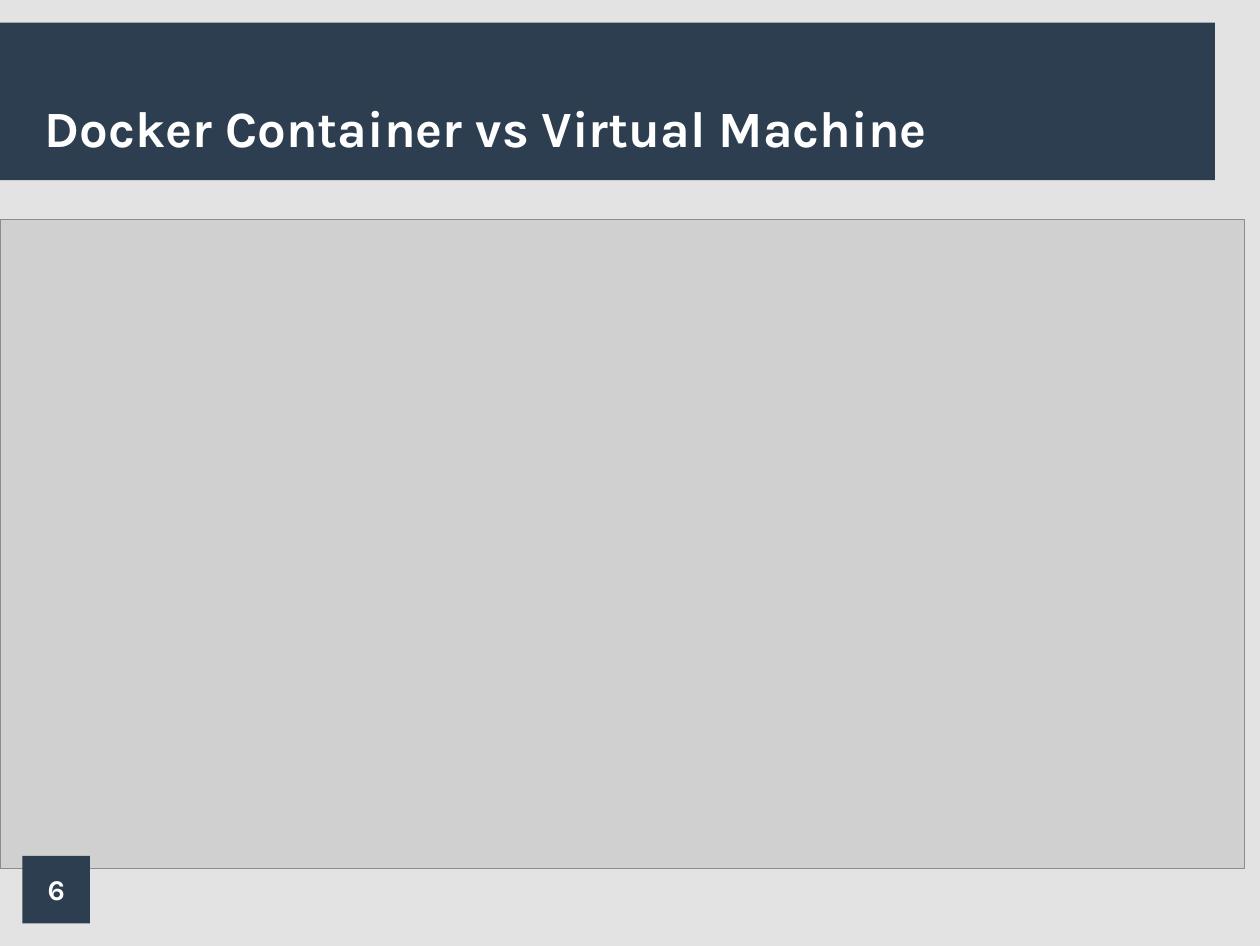
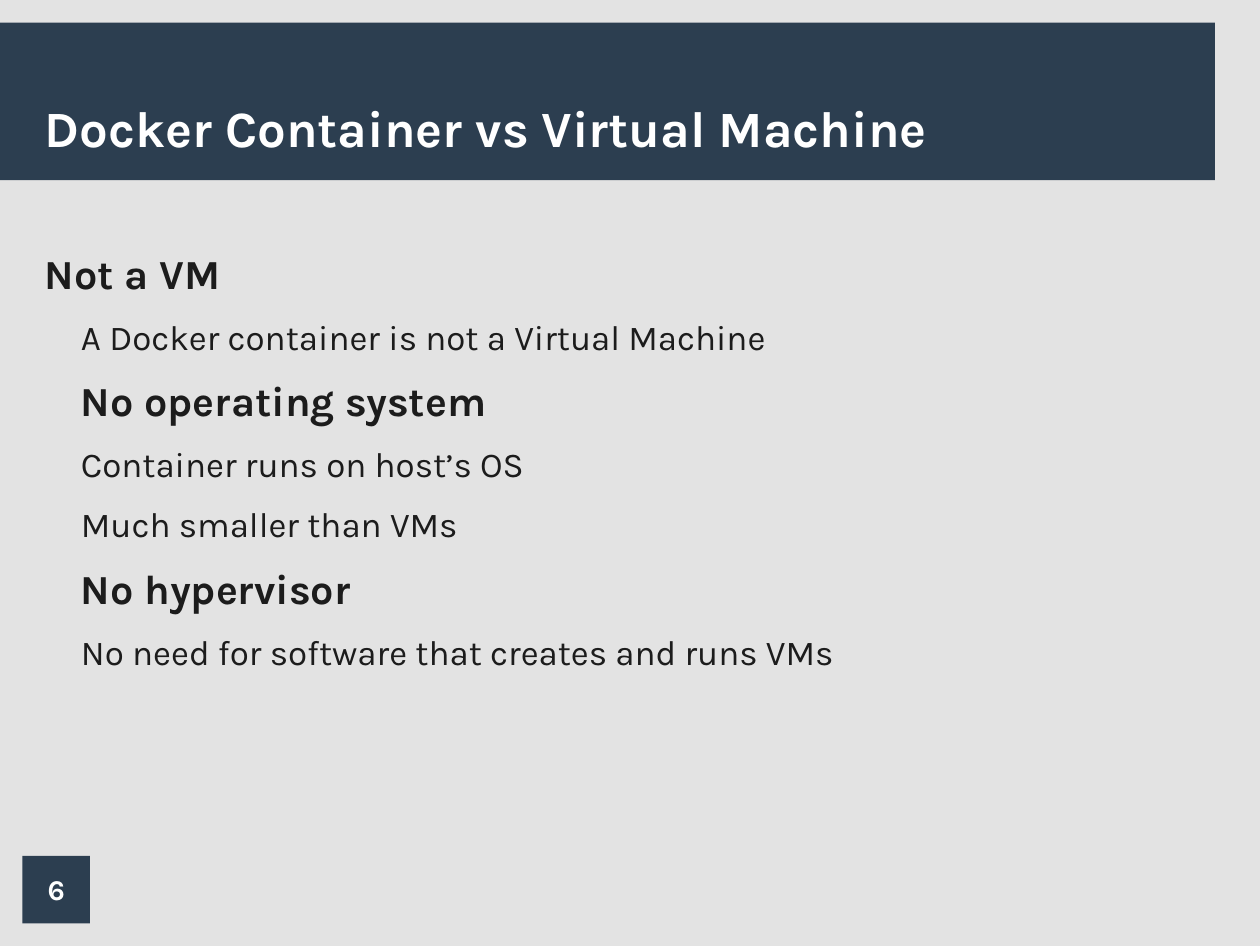
Before and after one commit to mjsmith1028/docker-presentation, a slide deck: slide 6 of powerpoint/docker_pres.odp. Drawn at 1260x946 pixels with LibreOffice and Linux fonts; fonts in the diff are those of the drawing; grey boxes stand for pictures; background and template pictures are left out. Boxes give left, top, right and bottom in pixels: in the first picture for what was removed or moved away, otherwise in the second. Text is boxed around its words. In the diff, an @@ line names an element or a change of style, - is before the commit and + after.

```diff
--- a/powerpoint/docker_pres.odp
+++ b/powerpoint/docker_pres.odp
@@ picture removed at (x1=0, y1=220, x2=1245, y2=869) @@
@@ text added at (x1=45, y1=262, x2=833, y2=666), 22 pt, text #1C1C1C @@
+Not a VM
+  A Docker container is not a Virtual Machine
+No operating system
+  Container runs on host’s OS
+  Much smaller than VMs
+No hypervisor
+  No need for software that creates and runs VMs
```
Also in this commit, not shown: 8 other slides changed, 1 other file.
